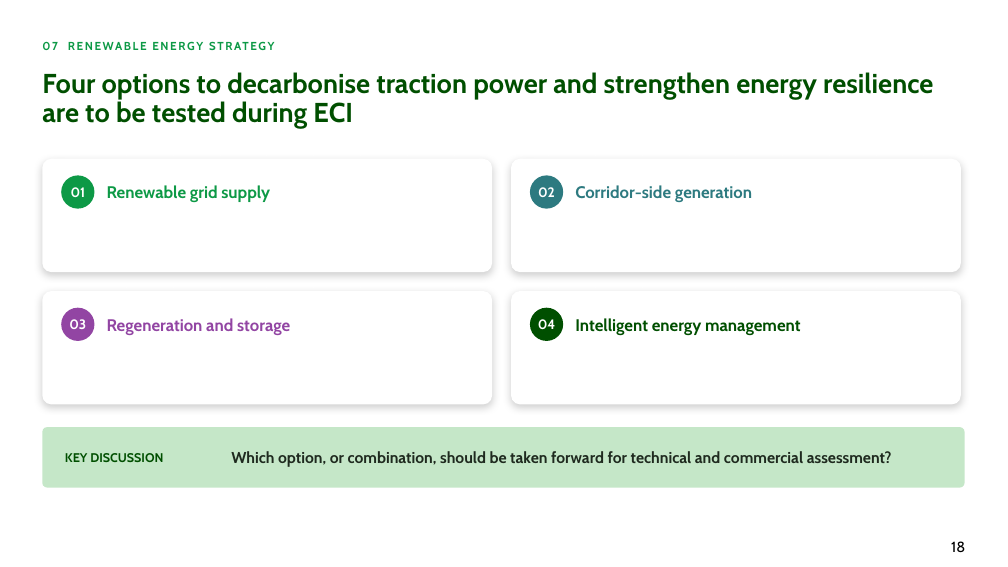
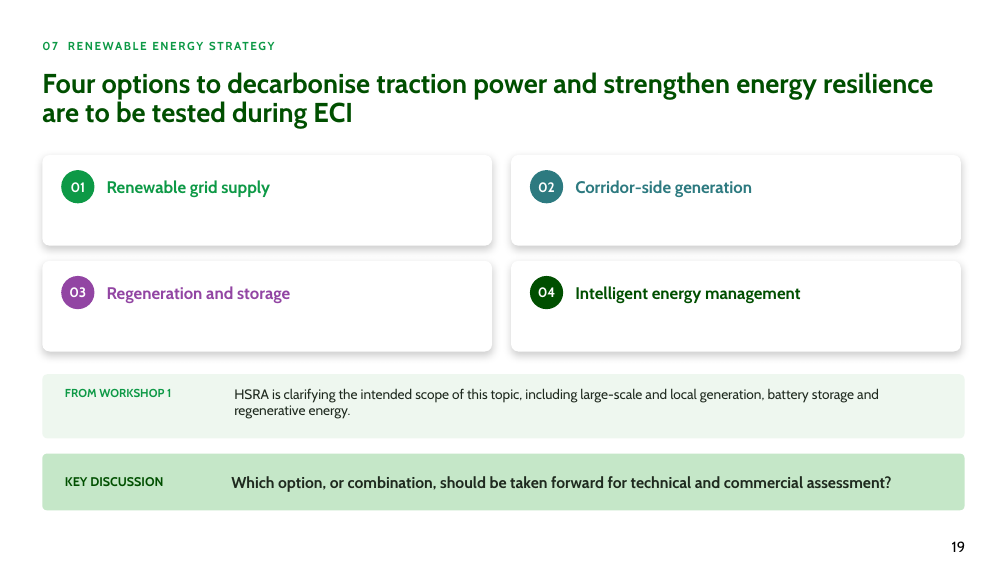
Before and after one commit to alyciawolf02/claude, a slide deck: slide 19 of deliverables/GoFar_Power_and_Grid_Connection_2_Workshop_Structure.pptx (slide 18 before the commit). Drawn at 1008x567 pixels with LibreOffice and Linux fonts; fonts in the diff are those of the drawing; background and template pictures are left out. Boxes give left, top, right and bottom in pixels: in the first picture for what was removed or moved away, otherwise in the second. Text is boxed around its words. In the diff, an @@ line names an element or a change of style, - is before the commit and + after.

```diff
--- a/deliverables/GoFar_Power_and_Grid_Connection_2_Workshop_Structure.pptx
+++ b/deliverables/GoFar_Power_and_Grid_Connection_2_Workshop_Structure.pptx
@@ rounded rectangle: place and size @@
-rounded rectangle at [42, 159, 492, 272]
+rounded rectangle at [42, 155, 492, 246]
@@ rounded rectangle: place and size @@
-rounded rectangle at [511, 159, 961, 272]
+rounded rectangle at [511, 155, 961, 246]
@@ 2 ellipses, 2 texts: place and size @@
-2 ellipses, 2 texts at [61, 175, 752, 209]
+2 ellipses, 2 texts at [61, 170, 752, 203]
@@ rounded rectangle: place and size @@
-rounded rectangle at [42, 291, 492, 405]
+rounded rectangle at [42, 261, 492, 352]
@@ rounded rectangle: place and size @@
-rounded rectangle at [511, 291, 961, 405]
+rounded rectangle at [511, 261, 961, 352]
@@ 2 ellipses, 2 texts: place and size @@
-2 ellipses, 2 texts at [61, 308, 800, 341]
+2 ellipses, 2 texts at [61, 276, 800, 309]
@@ rounded rectangle: place and size @@
-rounded rectangle at [42, 427, 965, 488]
+rounded rectangle at [42, 374, 965, 439]
@@ rounded rectangle at [42, 374, 965, 439]: fill #C5E7C8 to #EEF7EF @@
@@ text added at [65, 389, 171, 397], 11 pt, text #0D9946, bold @@
+FROM WORKSHOP 1
@@ text added at [234, 388, 879, 419], 13 pt, text #1F2A1F @@
+HSRA is clarifying the intended scope of this topic, including large-scale and local generation, battery storage and regenerative energy.
@@ rounded rectangle added at [42, 454, 965, 510], fill #C5E7C8 @@
@@ text "KEY DISCUSSION": place and size @@
-text "KEY DISCUSSION" at [65, 453, 163, 462]
+text "KEY DISCUSSION" at [65, 477, 163, 486]
@@ text "Which option, or combination, should ...": place and size @@
-text "Which option, or combination, should ..." at [231, 451, 892, 467]
+text "Which option, or combination, should ..." at [231, 476, 892, 492]
@@ page number at [952, 541, 966, 552]: text changed @@
-18
+19
```
Also in this commit, not shown: 9 other slides changed, 1 slide added.
